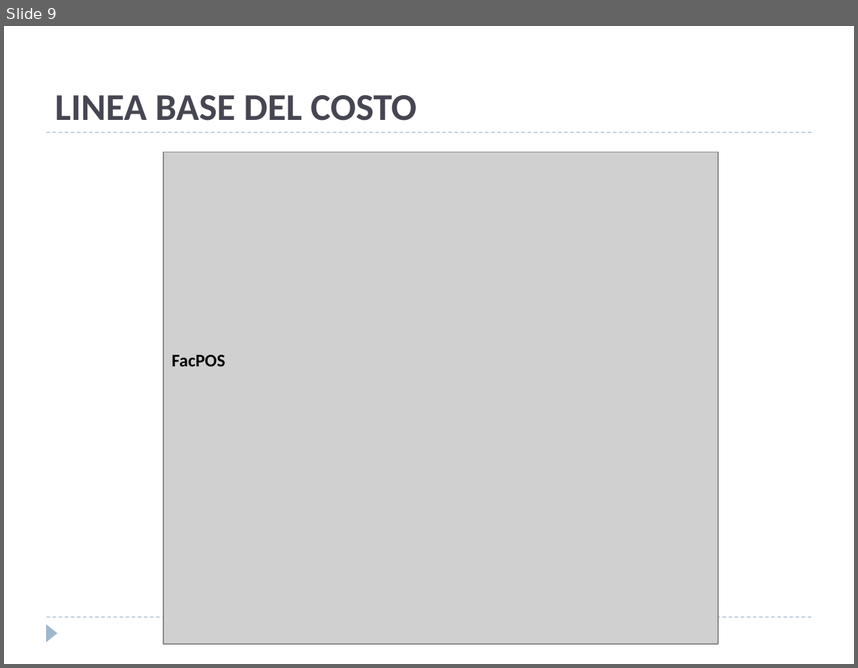
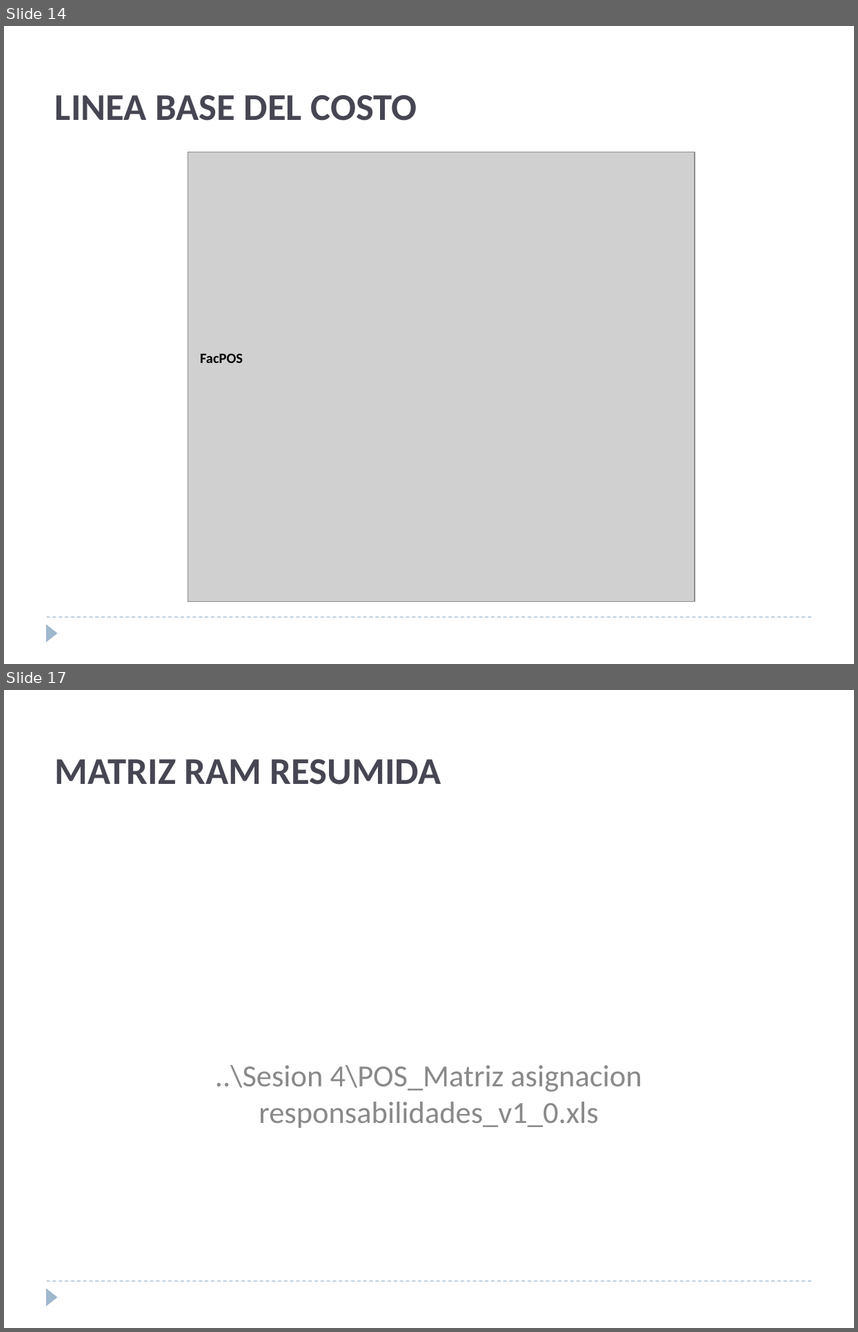
Before and after one commit to ebenites/gpy031, a slide deck: Sesion 10/presentacion.pptx. Shown one above the other, each under a label of ours: slide 9 before the commit, slides 14 and 17 after it; the slides between them are not shown. The pictures are 858x668 and 858x1332 pixels, drawn with LibreOffice and Linux fonts; fonts in the diff are those of the drawing; grey boxes stand for pictures. Boxes give left, top, right and bottom in pixels: in the first picture for what was removed or moved away, otherwise in the second. Text is boxed around its words. In the diff, an @@ line names an element or a change of style, - is before the commit and + after.

```diff
--- a/Sesion 10/presentacion.pptx
+++ b/Sesion 10/presentacion.pptx
@@ slide 17 added at (x1=4, y1=690, x2=854, y2=1328), background #FFFFFF; not listed: 2 template elements that a slide beside it also shows @@
@@ title added at (x1=55, y1=759, x2=441, y2=785), 32 pt, text #464653, bold @@
+MATRIZ RAM RESUMIDA
@@ text added at (x1=215, y1=1065, x2=642, y2=1127), 26 pt, text #898989 @@
+..\Sesion 4\POS_Matriz asignacion responsabilidades_v1_0.xls
@@ what was slide 9 is now slide 14 @@
@@ slide 14 changed as well @@
@@ line removed from (47, 132) to (811, 132) @@
@@ picture resized from (x1=164, y1=152, x2=719, y2=643) to (x1=188, y1=152, x2=694, y2=601) @@
@@ text "FacPOS" moved from (x1=172, y1=354, x2=225, y2=366) to (x1=200, y1=353, x2=243, y2=363) @@
@@ text "FacPOS" at (x1=200, y1=353, x2=243, y2=363): size 15 to 12 pt @@
```
Also in this commit, not shown: 8 other slides changed, 12 other slides added.
